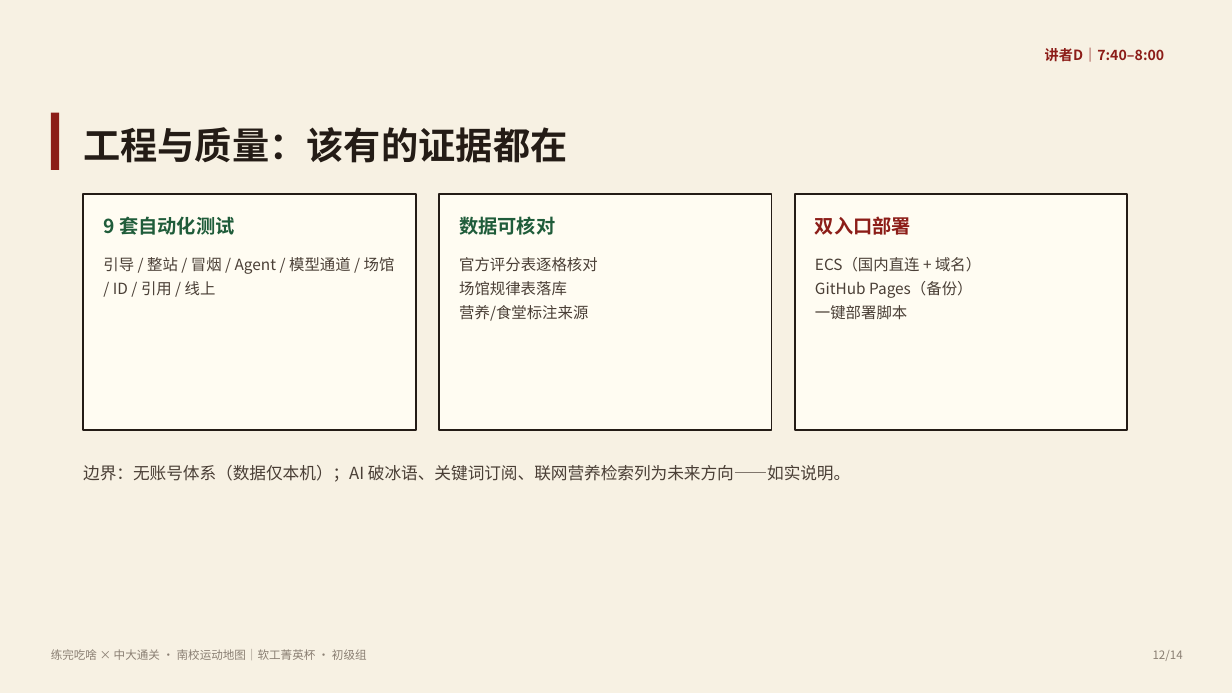
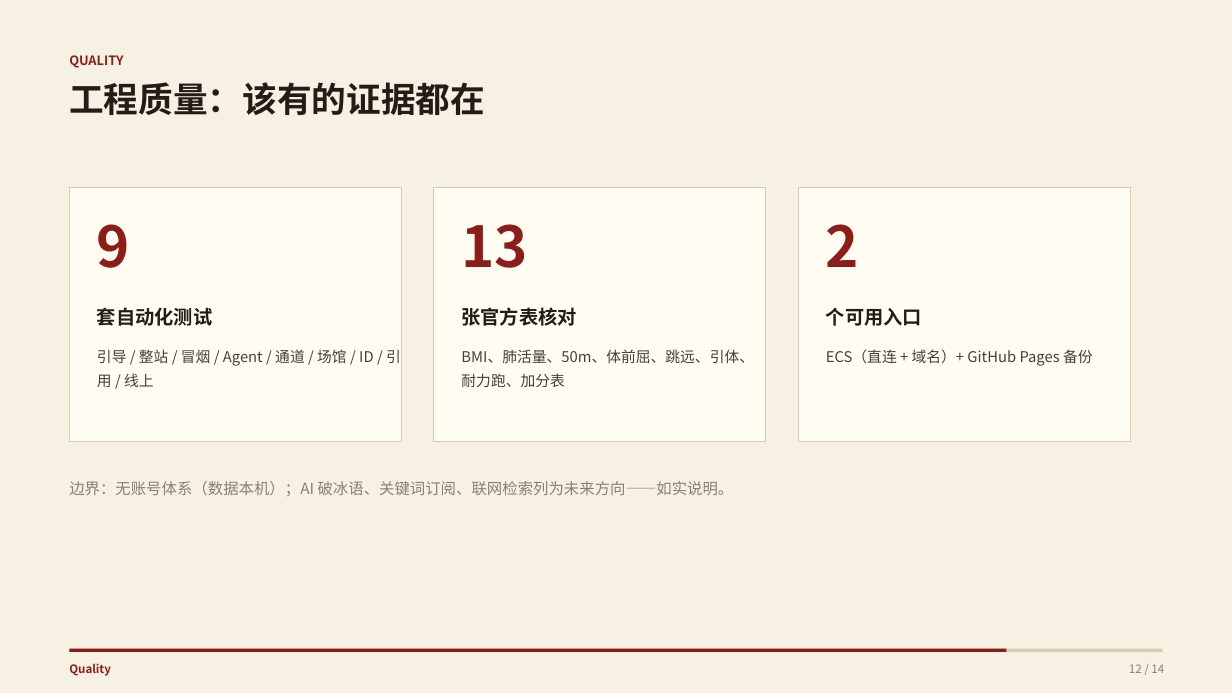
Before and after one commit to liaohc-42/sports-fuel-agent, a slide deck: slide 12 of docs/答辩PPT-练完吃啥.pptx. Drawn at 1232x693 pixels with LibreOffice and Linux fonts; fonts in the diff are those of the drawing. Boxes give left, top, right and bottom in pixels: in the first picture for what was removed or moved away, otherwise in the second. Text is boxed around its words. In the diff, an @@ line names an element or a change of style, - is before the commit and + after.

Commit message:
feat: 练完吃啥 初始提交（前端+后端+数据+文档）

```diff
--- a/docs/答辩PPT-练完吃啥.pptx
+++ b/docs/答辩PPT-练完吃啥.pptx
@@ text added at (69,55,123,68), 10 pt, text #8C1D18, bold @@
+QUALITY
@@ text removed at (1045,48,1165,62) @@
-讲者D｜7:40–8:00
@@ text at (69,82,485,115): text changed; size 29 to 27 pt @@
-工程与质量：该有的证据都在
+工程质量：该有的证据都在
@@ rectangle removed at (51,113,59,170) @@
@@ outline #241C16 1.5 pt to #D9CBB2 1 pt in 3 elements at (799,188,1130,442), (433,188,765,442), (69,188,401,442) @@
@@ rectangle: place and size @@
-rectangle at (83,194,416,430)
+rectangle at (69,188,401,442)
@@ rectangle: place and size @@
-rectangle at (439,194,772,430)
+rectangle at (433,188,765,442)
@@ rectangle: place and size @@
-rectangle at (795,194,1128,430)
+rectangle at (799,188,1130,442)
@@ text added at (97,224,130,268), 44 pt, text #8C1D18, bold @@
+9
@@ text removed at (459,216,555,235) @@
-数据可核对
@@ text added at (461,224,528,268), 44 pt, text #8C1D18, bold @@
+13
@@ text removed at (815,216,911,235) @@
-双入口部署
@@ text added at (826,224,859,267), 44 pt, text #8C1D18, bold @@
+2
@@ text at (97,307,212,326): text changed; text colour #1F5C3A to #241C16 @@
-9 套自动化测试
+套自动化测试
@@ text at (461,307,576,326): text changed; size 12 to 15 pt; text colour #4A3F36 to #241C16; bold on @@
-官方评分表逐格核对
-场馆规律表落库
-营养/食堂标注来源
+张官方表核对
@@ text added at (826,308,922,326), 15 pt, text #241C16, bold @@
+个可用入口
@@ text at (97,349,401,387): text changed; size 12 to 11.5 pt @@
-引导 / 整站 / 冒烟 / Agent / 模型通道 / 场馆 / ID / 引用 / 线上
+引导 / 整站 / 冒烟 / Agent / 通道 / 场馆 / ID / 引用 / 线上
@@ text added at (461,349,754,387), 11.5 pt, text #4A3F36 @@
+BMI、肺活量、50m、体前屈、跳远、引体、耐力跑、加分表
@@ text at (826,349,1093,366): text changed; size 12 to 11.5 pt @@
-ECS（国内直连 + 域名）
-GitHub Pages（备份）
-一键部署脚本
+ECS（直连 + 域名）+ GitHub Pages 备份
@@ text at (69,481,734,496): text changed; size 13 to 12 pt; text colour #4A3F36 to #8A7F73 @@
-边界：无账号体系（数据仅本机）；AI 破冰语、关键词订阅、联网营养检索列为未来方向——如实说明。
+边界：无账号体系（数据本机）；AI 破冰语、关键词订阅、联网检索列为未来方向——如实说明。
@@ text removed at (51,649,367,660) @@
-练完吃啥 × 中大通关 · 南校运动地图｜软工菁英杯 · 初级组
@@ rectangle added at (69,649,1163,653), fill #D9CBB2 @@
@@ rectangle added at (69,649,1006,653), fill #8C1D18 @@
@@ text added at (69,663,111,676), 9 pt, text #8C1D18, bold @@
+Quality
@@ text at (1129,664,1164,673): text changed @@
-12/14
+12 / 14
```
Also in this commit, not shown: 12 other slides changed, 1 slide added, 1 slide removed, 3 other files.
